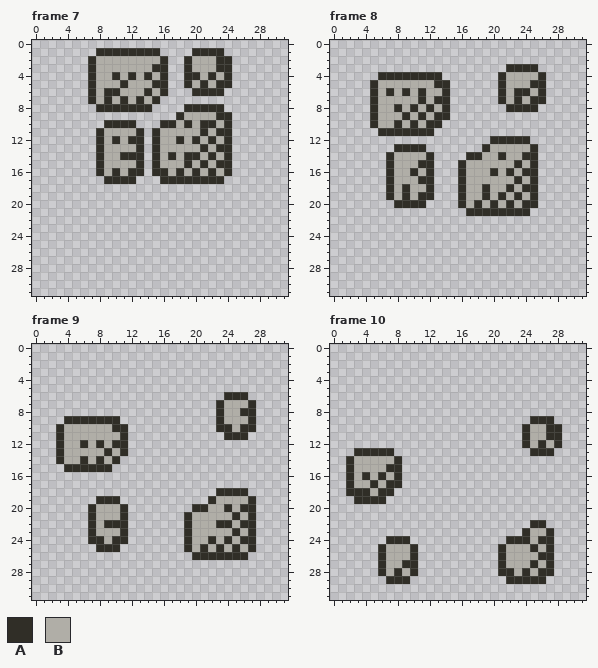
Pixel-art file: support/hazards/fragileblock.aseprite. Above: the version before the commit.
32x32 pixels, 12 frames. Shown: frame 7, frame 8, frame 9, frame 10. The commit also changed other frames, which this record leaves out.
Palette (. is transparent): A #302e27  B #b0aea7
Pixels before, frame 7, first column x 7:
 1 .AAAAAAAA....AAAA.
 2 ABBBBBBBBA..ABBBAA
 3 ABBBBBBBAA..ABBBAA
 4 ABBABABABA..AABABA
 5 ABBBABBBAA..ABABAA
 6 ABAABBBABA...AAAA.
 7 ABABABABA.........
 8 .AAAAAAA....AAAAA.
 9 ...........ABBBBAA
10 ..AAAA...AABABAABA
11 .ABBBBA.ABBBBBABAA
12 .ABABAA.ABBABABABA
13 .ABBBBA.ABBBBBABAA
14 .ABBAAA.ABABAABABA
15 .ABBBBA.ABBBABABAA
16 .ABABAA.AABABABABA
17 ..AAAA...AAAAAAAA.
Pixels before, frame 8, first column x 5:
 3 .................AAAA.
 4 .AAAAAAAA.......ABBBBA
 5 ABBBBBBBAA......ABBBAA
 6 ABABABABBA......ABAABA
 7 ABBBBBABAA......ABABAA
 8 ABBABABABA.......AAAA.
 9 ABBBABABAA............
10 ABBABABAA.............
11 .AAAAAAA..............
12 ...............AAAAA..
13 ...AAAA.......ABBBBBA.
14 ..ABBBBA....AABBABBAA.
15 ..ABBBAA...ABBBBBBABA.
16 ..ABBABA...ABBBABABAA.
17 ..ABBBAA...ABBBBBBABA.
18 ..ABABBA...ABBABBABAA.
19 ..ABABAA...ABBABABABA.
20 ...AAAA....ABABABABAA.
21 ............AAAAAAAA..
Pixels before, frame 9, first column x 3:
 6 .....................AAA.
 7 ....................ABBBA
 8 ....................ABBAA
 9 .AAAAAAA............ABBBA
10 ABBBBBBAA...........AABAA
11 ABBBBBBBA............AAA.
12 ABBABABAA................
13 ABBBBBABA................
14 ABBABABA.................
15 .AAAAAA..................
16 .........................
17 .........................
18 ....................AAAA.
19 .....AAA...........ABBBBA
20 ....ABBBA........AABBABAA
21 ....ABBBA.......ABBBBBABA
22 ....ABAAA.......ABBBAABAA
23 ....ABBBA.......ABBBBBABA
24 ....AABAA.......ABBABABAA
25 .....AAA........ABABABABA
26 .................AAAAAAA.
Pixels before, frame 10, first column x 2:
 9 .......................AAA.
10 ......................ABBAA
11 ......................ABBAA
12 ......................ABABA
13 .AAAAA.................AAA.
14 ABBBBBA....................
15 ABBBBAA....................
16 ABABABA....................
17 ABBABAA....................
18 AAABAA.....................
19 .AAAA......................
20 ...........................
21 ...........................
22 .......................AA..
23 ......................ABBA.
24 .....AAA............AAABAA.
25 ....ABBBA..........ABBBABA.
26 ....ABBBA..........ABBBBAA.
27 ....ABBAA..........ABBBABA.
28 ....ABABA..........AABABAA.
29 .....AAA............AAAAA..
The same view after the edit:
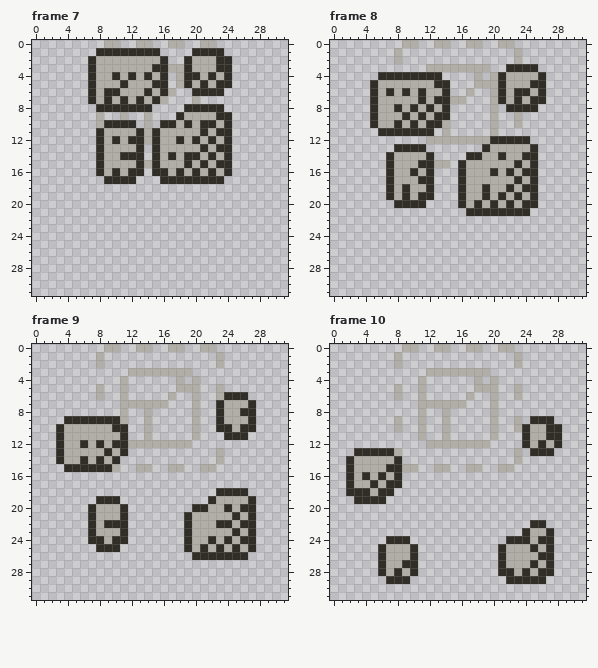
Diff:
layer "Playdate Background" added
Frame 7, layer "Playdate Background":
Colour B now appears in row 0 at x 9 to 10, 13 to 14, 17 to 18 and 21 to 22; in row 3 at x 17 to 18; in rows 4 to 5 at x 18; in row 6 at x 17; in row 7 at x 16 and 20; in row 9 at x 8, 11 and 14.
Colour B now appears in row 10 at x 8 and 14; in rows 11 to 12 at x 14; in row 15 at x 14.
Frame 8, layer "Playdate Background":
Colour B now appears in row 0 at x 9 to 10, 13 to 14, 17 to 18 and 21 to 22; in rows 1 to 2 at x 8 and 23; in row 3 at x 12 to 19; in row 4 at x 18 and 20; in row 5 at x 18 to 20; in row 6 at x 17 and 20.
Colour B now appears in row 7 at x 15 to 16 and 20; in row 8 at x 20; in row 9 at x 20 and 23; in row 10 at x 14, 20 and 23; in row 11 at x 14 and 20; in row 12 at x 12 to 19.
Colour B now appears in row 15 at x 13 to 14.
Frame 9, layer "Playdate Background":
Colour B now appears in row 0 at x 9 to 10, 13 to 14, 17 to 18 and 21 to 22; in rows 1 to 2 at x 8 and 23; in row 3 at x 12 to 19; in row 4 at x 11, 18 and 20; in row 5 at x 8, 11, 18 to 20 and 23; in row 6 at x 8, 11, 17, 20 and 23.
Colour B now appears in row 7 at x 11 to 16 and 20; in rows 8 to 9 at x 11, 14 and 20; in rows 10 to 11 at x 14 and 20; in row 12 at x 12 to 19; in rows 13 to 14 at x 23; in row 15 at x 10, 13 to 14, 17 to 18 and 21 to 22.
Frame 10, layer "Playdate Background":
Colour B now appears in row 0 at x 9 to 10, 13 to 14, 17 to 18 and 21 to 22; in rows 1 to 2 at x 8 and 23; in row 3 at x 12 to 19; in row 4 at x 11, 18 and 20; in row 5 at x 8, 11, 18 to 20 and 23; in row 6 at x 8, 11, 17, 20 and 23.
Colour B now appears in row 7 at x 11 to 16 and 20; in row 8 at x 11, 14 and 20; in rows 9 to 10 at x 8, 11, 14, 20 and 23; in row 11 at x 11, 14 and 20; in row 12 at x 12 to 19; in row 13 at x 8 and 23.
Colour B now appears in row 14 at x 23; in row 15 at x 9 to 10, 13 to 14, 17 to 18 and 21 to 22.
